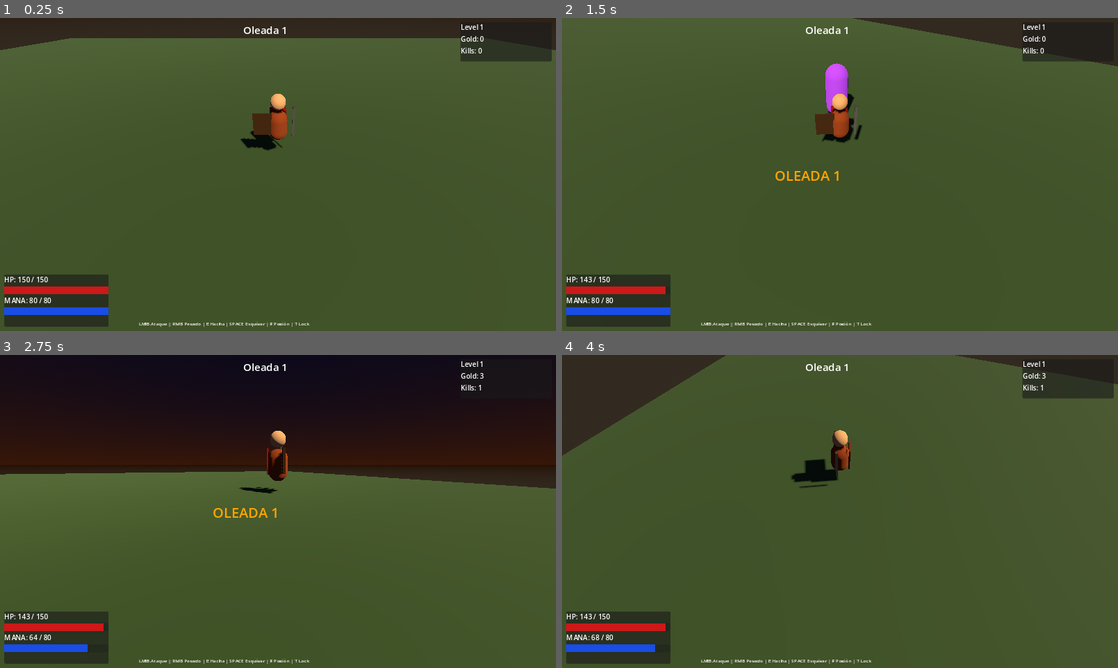
Above: before the commit, frames 1-4 (two rows, left to right).
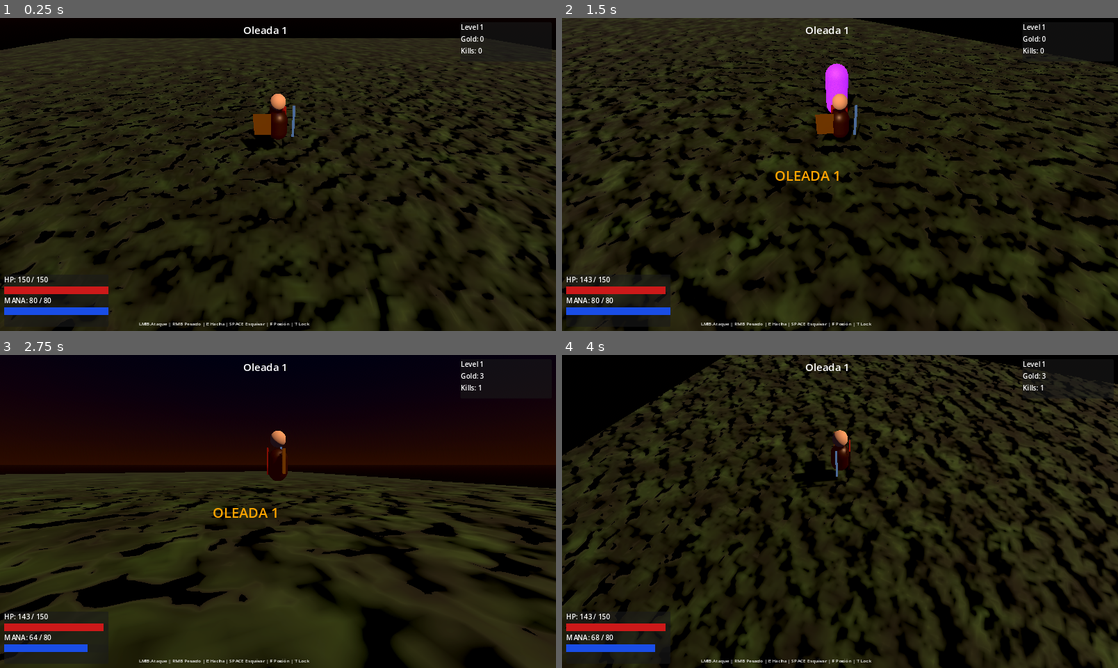
Above: after the commit, the same moments.

Repository: maicolrtu531-lab/michael
Game: Godot game, scene res://scenes/world/main.tscn
The game is run twice, just before and just after one commit, with the same random seed, the same clock (stepped at 60 frames per second) and the same inputs.
Inputs (mouse positions are in pixels of both pictures, inside the frame that each line leads up to):
- Up to frame 1 (0.25 s): no input
- Up to frame 2 (1.5 s): tap Enter (ui_accept) at 0.5, 0.77 s; move the mouse to (962, 158) at 0.52 s; hold D (move_right) 0.53-1.28 s; right-click (962, 158) at 0.6 s; move the mouse to (728, 190) at 1.27 s; hold S (move_backward) from 1.28 s (still down); click (728, 190) at 1.35 s
- Up to frame 3 (2.75 s): tap Enter (ui_accept) at 1.52 s; move the mouse to (333, 442) at 2.02 s; release S (move_backward) at 2.03 s; hold D (move_right) from 2.03 s (still down); tap R (blizzard) at 2.1 s
- Up to frame 4 (4 s): move the mouse to (812, 574) at 2.77 s; release D (move_right) at 2.78 s; hold W (move_forward) 2.78-3.53 s; tap Space (dodge) at 2.85 s; tap Enter (ui_accept) at 3.02, 3.77 s; move the mouse to (1006, 558) at 3.52 s; hold A (move_left) from 3.53 s (still down); hold T (lock_target) from 3.53 s (still down)

The runs differ from the first frame. In frame 1, 95% of the frame differs, in the area x 0-100%, y 0-100%; in frame 2, 94%; in frame 3, 60%; in frame 4, 94%.

Commit message:
Add procedural noise textures to ground, player armor, enemies; glow, metallic materials, better sky

Diff:
--- a/godot-wrath/scenes/enemies/baldur_boss.tscn
+++ b/godot-wrath/scenes/enemies/baldur_boss.tscn
@@ -10,11 +10,25 @@
 radius = 0.7
 height = 2.4
 
+[sub_resource type="FastNoiseLite" id="Noise_boss"]
+noise_type = 1
+seed = 77
+frequency = 0.2
+
+[sub_resource type="NoiseTexture2D" id="BossTex"]
+width = 512
+height = 512
+seamless = true
+noise = SubResource("Noise_boss")
+
 [sub_resource type="StandardMaterial3D" id="Mat_baldur"]
-albedo_color = Color(0.86, 0.71, 1.0, 1)
+albedo_color = Color(0.7, 0.5, 1.0, 1)
+albedo_texture = SubResource("BossTex")
+metallic = 0.5
+roughness = 0.3
 emission_enabled = true
-emission = Color(0.5, 0.2, 0.9, 1)
-emission_energy_multiplier = 1.8
+emission = Color(0.6, 0.2, 1.0, 1)
+emission_energy_multiplier = 2.2
 
 [node name="Baldur" type="CharacterBody3D"]
 script = ExtResource("1")
--- a/godot-wrath/scenes/enemies/berserker.tscn
+++ b/godot-wrath/scenes/enemies/berserker.tscn
@@ -10,11 +10,25 @@
 radius = 0.38
 height = 1.6
 
+[sub_resource type="FastNoiseLite" id="Noise_b"]
+noise_type = 2
+seed = 33
+frequency = 0.35
+
+[sub_resource type="NoiseTexture2D" id="BersTex"]
+width = 256
+height = 256
+seamless = true
+noise = SubResource("Noise_b")
+
 [sub_resource type="StandardMaterial3D" id="Mat_berserker"]
-albedo_color = Color(1.0, 0.45, 0.0, 1)
+albedo_color = Color(0.9, 0.3, 0.0, 1)
+albedo_texture = SubResource("BersTex")
+metallic = 0.3
+roughness = 0.5
 emission_enabled = true
-emission = Color(0.8, 0.2, 0.0, 1)
-emission_energy_multiplier = 0.6
+emission = Color(1.0, 0.3, 0.0, 1)
+emission_energy_multiplier = 1.0
 
 [node name="Berserker" type="CharacterBody3D"]
 script = ExtResource("1")
--- a/godot-wrath/scenes/enemies/draugr.tscn
+++ b/godot-wrath/scenes/enemies/draugr.tscn
@@ -10,11 +10,25 @@
 radius = 0.4
 height = 1.8
 
+[sub_resource type="FastNoiseLite" id="Noise_d"]
+noise_type = 1
+seed = 12
+frequency = 0.3
+
+[sub_resource type="NoiseTexture2D" id="DraugrTex"]
+width = 256
+height = 256
+seamless = true
+noise = SubResource("Noise_d")
+
 [sub_resource type="StandardMaterial3D" id="Mat_draugr"]
-albedo_color = Color(0.55, 0.23, 0.78, 1)
+albedo_color = Color(0.35, 0.1, 0.5, 1)
+albedo_texture = SubResource("DraugrTex")
+metallic = 0.2
+roughness = 0.7
 emission_enabled = true
-emission = Color(0.3, 0.1, 0.5, 1)
-emission_energy_multiplier = 0.8
+emission = Color(0.5, 0.1, 0.9, 1)
+emission_energy_multiplier = 1.2
 
 [node name="Draugr" type="CharacterBody3D"]
 script = ExtResource("1")
--- a/godot-wrath/scenes/player/player.tscn
+++ b/godot-wrath/scenes/player/player.tscn
@@ -10,39 +10,71 @@
 radius = 0.28
 height = 0.9
 
+[sub_resource type="FastNoiseLite" id="Noise_armor"]
+noise_type = 2
+seed = 5
+frequency = 0.4
+
+[sub_resource type="NoiseTexture2D" id="ArmorTex"]
+width = 256
+height = 256
+seamless = true
+noise = SubResource("Noise_armor")
+
 [sub_resource type="StandardMaterial3D" id="Mat_body"]
-albedo_color = Color(0.55, 0.25, 0.1, 1)
+albedo_color = Color(0.25, 0.18, 0.08, 1)
+albedo_texture = SubResource("ArmorTex")
+metallic = 0.55
+metallic_specular = 0.7
+roughness = 0.45
+emission_enabled = true
+emission = Color(0.4, 0.1, 0.0, 1)
+emission_energy_multiplier = 0.3
 
 [sub_resource type="SphereMesh" id="Head_mesh"]
 radius = 0.22
 height = 0.44
 
 [sub_resource type="StandardMaterial3D" id="Mat_skin"]
-albedo_color = Color(0.85, 0.65, 0.45, 1)
+albedo_color = Color(0.82, 0.6, 0.42, 1)
+roughness = 0.8
+metallic = 0.0
 
 [sub_resource type="BoxMesh" id="Sword_mesh"]
-size = Vector3(0.07, 0.9, 0.07)
+size = Vector3(0.07, 0.95, 0.06)
 
 [sub_resource type="StandardMaterial3D" id="Mat_sword"]
-albedo_color = Color(0.75, 0.8, 0.85, 1)
-metallic = 0.9
-roughness = 0.15
+albedo_color = Color(0.85, 0.9, 0.95, 1)
+metallic = 1.0
+roughness = 0.08
+emission_enabled = true
+emission = Color(0.5, 0.7, 1.0, 1)
+emission_energy_multiplier = 0.6
 
 [sub_resource type="BoxMesh" id="Shield_mesh"]
-size = Vector3(0.55, 0.65, 0.07)
+size = Vector3(0.52, 0.62, 0.07)
 
 [sub_resource type="StandardMaterial3D" id="Mat_shield"]
-albedo_color = Color(0.3, 0.2, 0.1, 1)
-metallic = 0.4
+albedo_color = Color(0.2, 0.15, 0.08, 1)
+metallic = 0.6
+roughness = 0.4
+emission_enabled = true
+emission = Color(0.8, 0.4, 0.0, 1)
+emission_energy_multiplier = 0.4
 
 [sub_resource type="BoxMesh" id="Cape_mesh"]
-size = Vector3(0.5, 0.7, 0.04)
+size = Vector3(0.5, 0.72, 0.04)
 
 [sub_resource type="StandardMaterial3D" id="Mat_cape"]
-albedo_color = Color(0.6, 0.05, 0.05, 1)
+albedo_color = Color(0.55, 0.04, 0.04, 1)
+roughness = 0.9
+metallic = 0.0
+emission_enabled = true
+emission = Color(0.3, 0.0, 0.0, 1)
+emission_energy_multiplier = 0.2
 
 [sub_resource type="SphereShape3D" id="HitShape_1"]
-radius = 2.0
+radius = 2.2
 
 [node name="Player" type="CharacterBody3D"]
 script = ExtResource("1")
--- a/godot-wrath/scenes/world/main.tscn
+++ b/godot-wrath/scenes/world/main.tscn
@@ -1,22 +1,63 @@
-[gd_scene load_steps=9 format=3]
+[gd_scene load_steps=17 format=3]
 
 [ext_resource type="Script" path="res://scripts/world/game_manager.gd" id="1"]
 [ext_resource type="Script" path="res://scripts/ui/hud.gd" id="2"]
 [ext_resource type="PackedScene" path="res://scenes/player/player.tscn" id="3"]
 
+[sub_resource type="FastNoiseLite" id="Noise_ground"]
+noise_type = 1
+seed = 42
+frequency = 0.08
+fractal_octaves = 4
+
+[sub_resource type="NoiseTexture2D" id="GroundTex"]
+width = 512
+height = 512
+seamless = true
+noise = SubResource("Noise_ground")
+
+[sub_resource type="FastNoiseLite" id="Noise_normal"]
+noise_type = 1
+seed = 99
+frequency = 0.12
+fractal_octaves = 3
+
+[sub_resource type="NoiseTexture2D" id="GroundNormal"]
+width = 512
+height = 512
+seamless = true
+as_normal_map = true
+noise = SubResource("Noise_normal")
+
 [sub_resource type="PlaneMesh" id="PlaneMesh_1"]
 size = Vector2(60, 60)
+subdivide_width = 8
+subdivide_depth = 8
 
 [sub_resource type="StandardMaterial3D" id="Mat_ground"]
-albedo_color = Color(0.22, 0.32, 0.18, 1)
-roughness = 0.9
+albedo_color = Color(0.18, 0.28, 0.12, 1)
+albedo_texture = SubResource("GroundTex")
+normal_enabled = true
+normal_texture = SubResource("GroundNormal")
+normal_scale = 1.5
+roughness = 0.95
+metallic = 0.0
 
 [sub_resource type="WorldBoundaryShape3D" id="WorldBound_1"]
 
+[sub_resource type="FastNoiseLite" id="Noise_sky"]
+noise_type = 0
+seed = 7
+frequency = 0.02
+
 [sub_resource type="ProceduralSkyMaterial" id="SkyMat_1"]
-sky_top_color = Color(0.05, 0.05, 0.12, 1)
-sky_horizon_color = Color(0.22, 0.1, 0.05, 1)
-ground_horizon_color = Color(0.15, 0.08, 0.04, 1)
+sky_top_color = Color(0.03, 0.03, 0.1, 1)
+sky_horizon_color = Color(0.18, 0.08, 0.04, 1)
+sky_curve = 0.15
+ground_bottom_color = Color(0.05, 0.03, 0.02, 1)
+ground_horizon_color = Color(0.12, 0.06, 0.03, 1)
+sun_angle_max = 30.0
+sun_curve = 0.3
 
 [sub_resource type="Sky" id="Sky_1"]
 sky_material = SubResource("SkyMat_1")
@@ -25,11 +66,15 @@
 background_mode = 2
 sky = SubResource("Sky_1")
 ambient_light_source = 2
-ambient_light_color = Color(0.3, 0.3, 0.4, 1)
-ambient_light_energy = 0.5
+ambient_light_color = Color(0.2, 0.2, 0.35, 1)
+ambient_light_energy = 0.6
 fog_enabled = true
-fog_light_color = Color(0.1, 0.1, 0.15, 1)
-fog_density = 0.005
+fog_light_color = Color(0.08, 0.06, 0.12, 1)
+fog_density = 0.006
+fog_aerial_perspective = 0.3
+glow_enabled = true
+glow_intensity = 0.4
+glow_bloom = 0.1
 
 [node name="Main" type="Node3D"]
 script = ExtResource("1")
@@ -38,10 +83,17 @@
 environment = SubResource("Env_1")
 
 [node name="DirectionalLight3D" type="DirectionalLight3D" parent="."]
-transform = Transform3D(0.866, -0.353, 0.354, 0, 0.707, 0.707, -0.5, -0.612, 0.612, 0, 10, 0)
-light_color = Color(1.0, 0.9, 0.7, 1)
-light_energy = 1.2
+transform = Transform3D(0.866, -0.353, 0.354, 0, 0.707, 0.707, -0.5, -0.612, 0.612, 0, 12, 0)
+light_color = Color(0.9, 0.75, 0.55, 1)
+light_energy = 1.5
 shadow_enabled = true
+shadow_bias = 0.05
+
+[node name="OmniLight_ambient" type="OmniLight3D" parent="."]
+transform = Transform3D(1, 0, 0, 0, 1, 0, 0, 0, 1, 0, 8, 0)
+light_color = Color(0.3, 0.2, 0.5, 1)
+light_energy = 0.8
+omni_range = 40.0
 
 [node name="Ground" type="StaticBody3D" parent="."]
 
@@ -83,5 +135,3 @@
 
 [node name="SP8" type="Marker3D" parent="SpawnPoints"]
 transform = Transform3D(1, 0, 0, 0, 1, 0, 0, 0, 1, -15, 0, 15)
-
-[node name="NavigationRegion3D" type="NavigationRegion3D" parent="."]
Not shown: 1 places in godot-wrath/scenes/enemies/baldur_boss.tscn that only renumber resources
Not shown: 1 places in godot-wrath/scenes/enemies/berserker.tscn that only renumber resources
Not shown: 1 places in godot-wrath/scenes/enemies/draugr.tscn that only renumber resources
Not shown: 1 places in godot-wrath/scenes/player/player.tscn that only renumber resources
